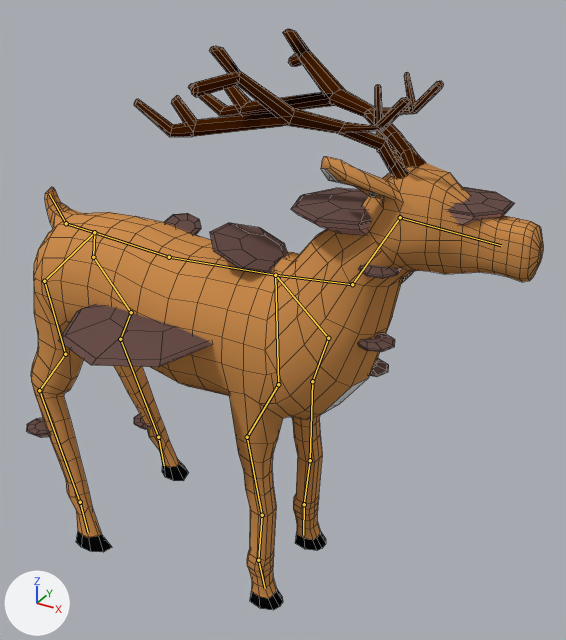
What one commit did to the Blender file Amelia Blume/Assets/Meshes/Animals/Deer_Infected_v2.blend.
Camera for both pictures: a 50 mm camera at (184.0, -229.0, 261.0) aimed at (48.0, 7.0, 120.0). Arrows for +X, +Y and +Z are at lower left; the lights stay in place. The bones that bend it are drawn over the model as lines. Mesh edges are drawn as thin lines.

Objects in the first picture: 'Deer'.
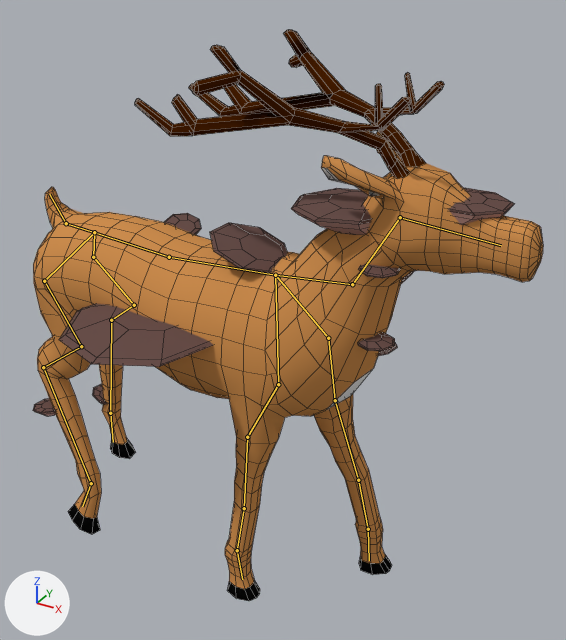
The newer file adds an action. The first version stands in its rest pose; the second is drawn at frame 0 of the action 'Walk'.

Location of each change, (x1, y1, x2, y2) in pixels of the pictures (566 x 640 px):
'Deer', posed: before (26, 29, 543, 610); after (33, 30, 543, 601)
bone 'foot.front.R', root to tip: before (258, 560) to (265, 588); after (237, 550) to (242, 579)
bone 'foot.front.L', root to tip: before (304, 504) to (303, 535); after (368, 529) to (369, 560)
bone 'foot.hind.R', root to tip: before (80, 502) to (88, 532); after (91, 483) to (82, 506)
bone 'foot.hind.L', root to tip: before (158, 437) to (164, 465); after (110, 413) to (113, 442)

The change in detail:
Bone 'foot.front.R' (bone_foot_front_r) turns from (0, 0, 0) to (5, 0, 0) degrees about its own x, y and z.
Bone 'foot.front.L' (bone_foot_front_l) turns from (0, 0, 0) to (-11, -4, -11) degrees about its own x, y and z.
Bone 'leg.front.upper.IK.R' (bone_leg_front_upper_ik_r) moves from (0.0, 0.0, 0.0) to (0.0, -11.2, 0.0).
Bone 'foot.hind.R' (bone_foot_hind_r) turns from (0, 0, 0) to (-39, 0, 4) degrees about its own x, y and z.
Bone 'foot.hind.L' (bone_foot_hind_l) turns from (0, 0, 0) to (18, 1, 5) degrees about its own x, y and z.
Bone 'leg.hind.upper.IK.R' (bone_leg_hind_upper_ik_r) moves from (0.0, 0.0, 0.0) to (-16.7, 0.0, 0.0).
Bone 'leg.front.lower.IK.R' (bone_leg_front_lower_ik_r) moves from (0.0, 0.0, 0.0) to (0.0, 10.9, 0.0).
Bone 'leg.hind.lower.IK.R' (bone_leg_hind_lower_ik_r) moves from (0.0, 0.0, 0.0) to (0.0, 8.8, -14.3).
Bone 'leg.front.upper.IK.L' (bone_leg_front_upper_ik_l) moves from (0.0, 0.0, 0.0) to (0.0, 25.5, 0.0).
Bone 'leg.hind.upper.IK.L' (bone_leg_hind_upper_ik_l) moves from (0.0, 0.0, 0.0) to (-2.7, 4.1, 0.0).
Bone 'leg.front.lower.IK.L' (bone_leg_front_lower_ik_l) moves from (0.0, 0.0, 0.0) to (0.0, -32.0, 0.0).
Bone 'leg.hind.lower.IK.L' (bone_leg_hind_lower_ik_l) moves from (0.0, 0.0, 0.0) to (0.0, -31.6, -4.1).
Bone 'leg.front.lower.pole.L' (bone_leg_front_lower_pole_l) moves from (0.0, 0.0, 0.0) to (0.0, 0.0, 39.4).
Bone 'leg.front.upper.pole.L' (bone_leg_front_upper_pole_l) moves from (0.0, 0.0, 0.0) to (-10.8, 0.0, 0.0).
Bone 'leg.hind.upper.pole.L' (bone_leg_hind_upper_pole_l) moves from (0.0, 0.0, 0.0) to (39.2, 0.0, 0.0).
